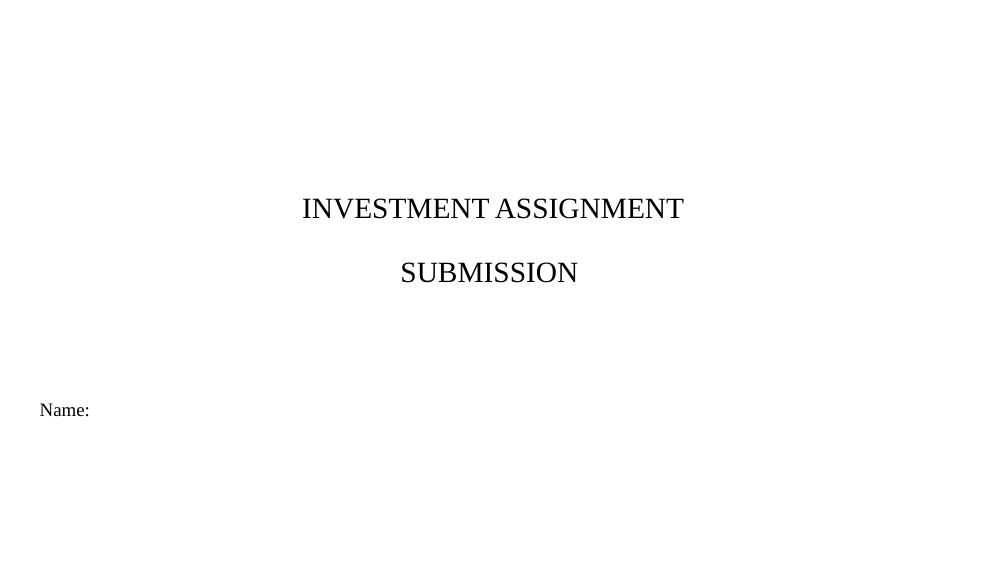
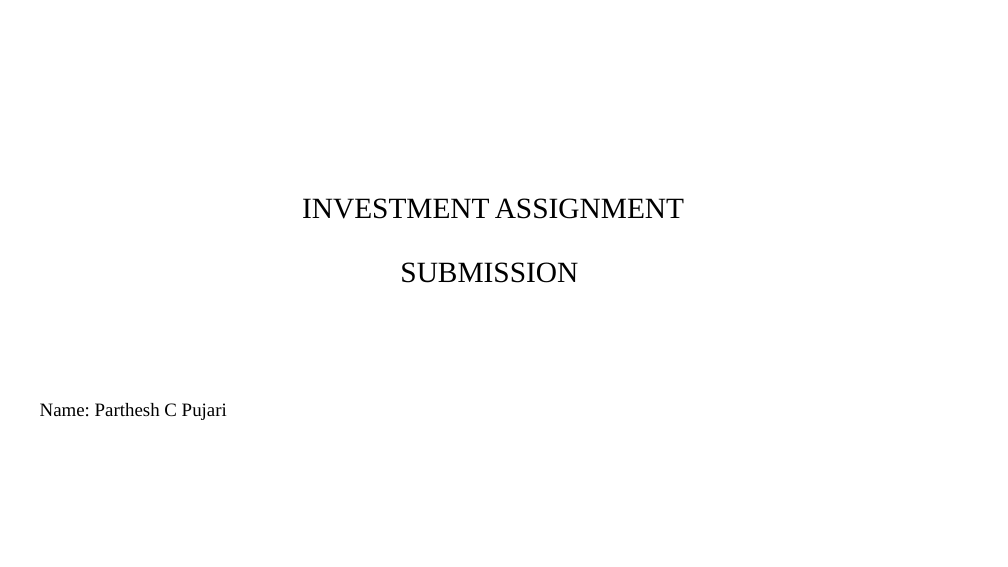
Before and after one commit to PCP4Dev/AI, a slide deck: slide 1 of InvestmentAssignment/INVEST.pptx. Drawn at 1008x567 pixels with LibreOffice and Linux fonts; fonts in the diff are those of the drawing; background and template pictures are left out. Boxes give left, top, right and bottom in pixels: in the first picture for what was removed or moved away, otherwise in the second. Text is boxed around its words. In the diff, an @@ line names an element or a change of style, - is before the commit and + after.

```diff
--- a/InvestmentAssignment/INVEST.pptx
+++ b/InvestmentAssignment/INVEST.pptx
@@ subtitle at box(40, 403, 227, 420): text changed @@
-Name:
+Name: Parthesh C Pujari
```
Also in this commit, not shown: 3 other slides changed, 6 slides added, 6 slides removed, 2 other files.
